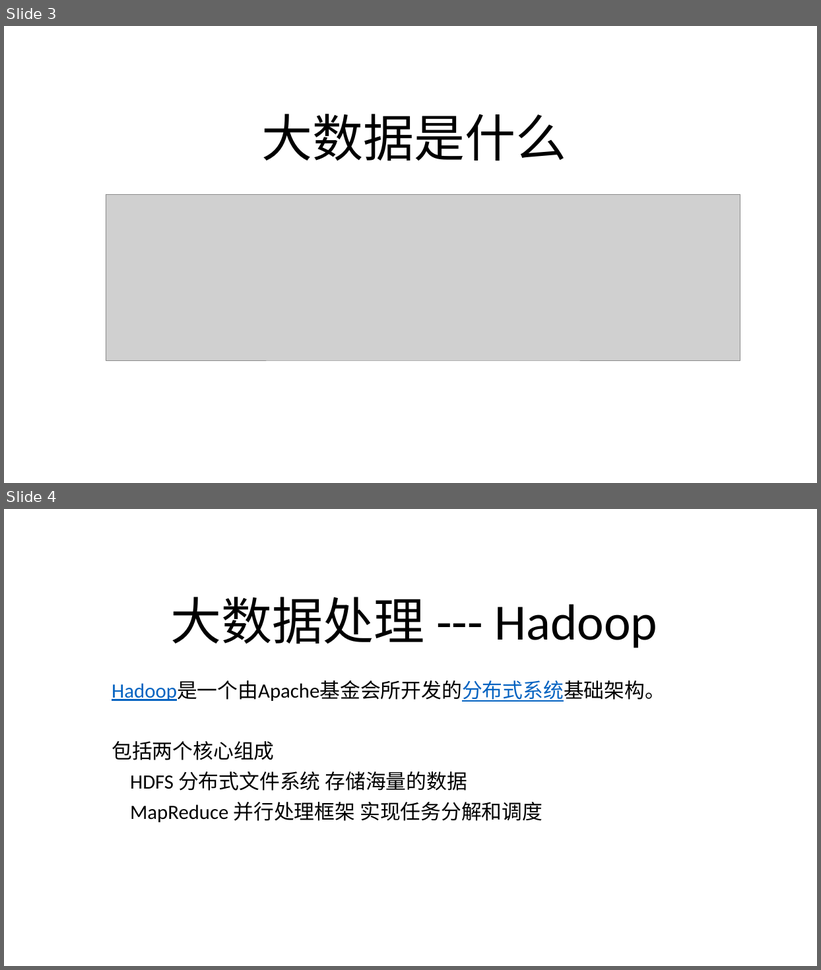
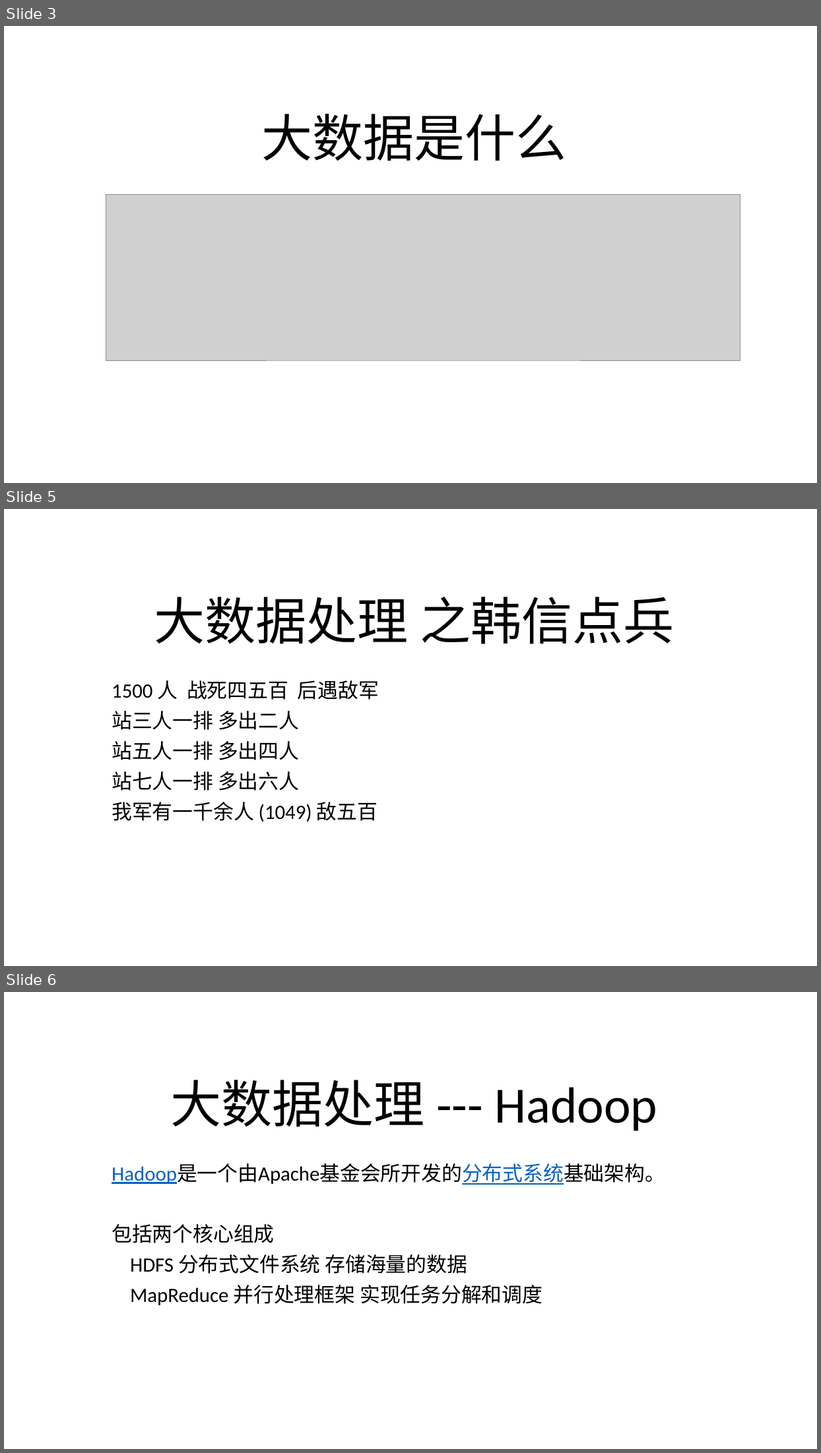
Before and after one commit to airdive/linux-1, a slide deck: data/hadoop2体系/大数据.pptx. Shown one above the other, each under a label of ours: slides 3 and 4 before the commit, slides 3, 5 and 6 after it; the slides between them are not shown. The pictures are 821x970 and 821x1453 pixels, drawn with LibreOffice and Linux fonts; fonts in the diff are those of the drawing; grey boxes stand for pictures; background and template pictures are left out. Boxes give left, top, right and bottom in pixels: in the first picture for what was removed or moved away, otherwise in the second. Text is boxed around its words. In the diff, an @@ line names an element or a change of style, - is before the commit and + after.

```diff
--- a/data/hadoop2体系/大数据.pptx
+++ b/data/hadoop2体系/大数据.pptx
@@ slide 5 added at bbox=[4, 509, 817, 966], background picture (left out) @@
@@ title added at bbox=[154, 597, 674, 644], 60 pt, text #000000 @@
+大数据处理 之韩信点兵
@@ subtitle added at bbox=[112, 681, 379, 822], 24 pt, text #000000 @@
+1500 人 战死四五百 后遇敌军
+站三人一排 多出二人
+站五人一排 多出四人
+站七人一排 多出六人
+我军有一千余人 (1049) 敌五百
@@ what was slide 4 is now slide 6 @@
```
Also in this commit, not shown: 1 slide changed, 3 other slides added, 3 other files.
